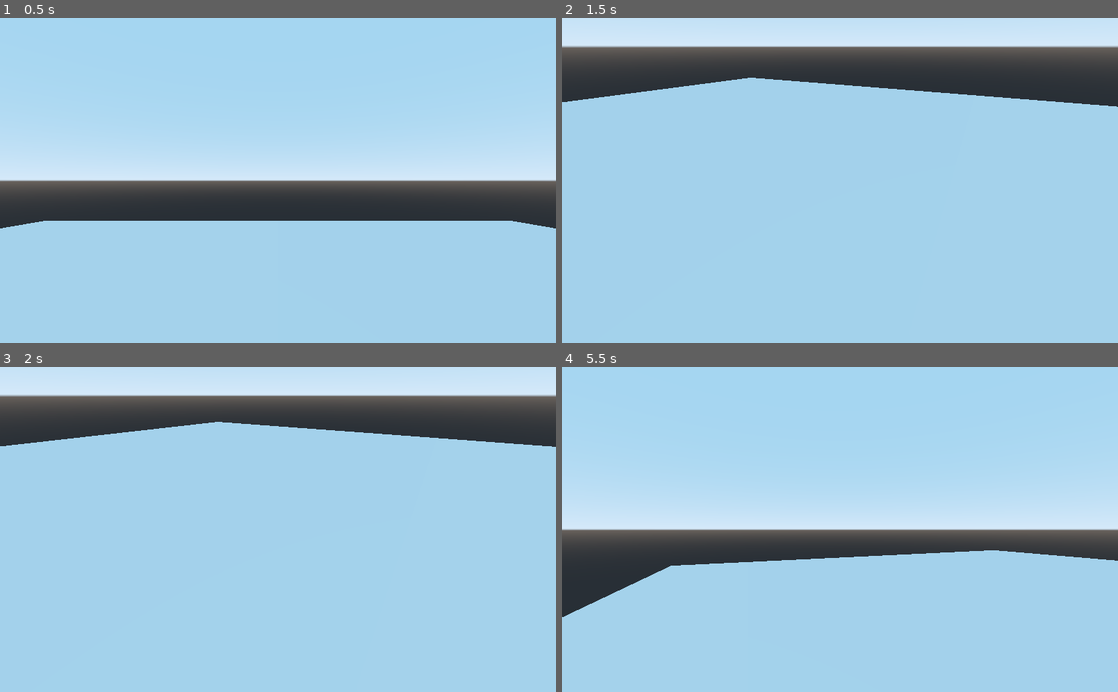
Above: before the commit, frames 1-4 (two rows, left to right).
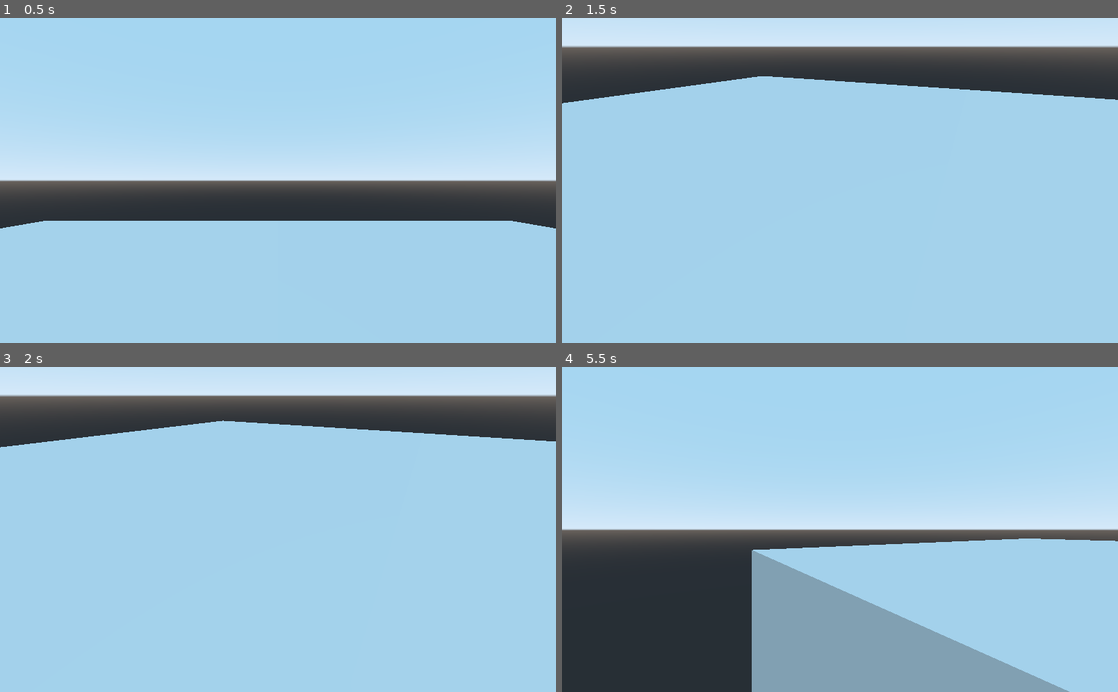
Above: after the commit, the same moments.

Repository: Prasannaraj27/FPS-Game-Development
Game: Godot game, scene res://main.tscn
Two runs of this game, one before a commit and one after it. Both use one fixed random seed, a clock stepped at 60 frames per second and the inputs below.
Inputs (mouse positions are in pixels of both pictures, inside the frame that each line leads up to):
- Up to frame 1 (0.5 s): no input
- Up to frame 2 (1.5 s): move the mouse to (962, 164) at 0.52 s; hold D (right) 0.53-1.28 s; tap Enter at 1.25 s; move the mouse to (728, 196) at 1.27 s; hold S (backward) from 1.28 s (still down)
- Up to frame 3 (2 s): keep holding S (backward)
- Up to frame 4 (5.5 s): move the mouse to (895, 458) at 2.02 s; release S (backward) at 2.03 s; hold D (right) 2.03-2.78 s; tap Space at 2.75, 5 s; move the mouse to (812, 594) at 2.77 s; hold W (forward) 2.78-3.53 s; tap Enter at 3.5 s; move the mouse to (1006, 578) at 3.52 s; hold A (left) 3.53-5.03 s; move the mouse to (673, 480) at 4.27 s; move the mouse to (867, 529) at 5.02 s; hold S (backward) from 5.03 s (still down)

Frame 1 is identical in both runs. In frame 2, 1.0% of the frame differs, in the area x 0-100%, y 17-28%; in frame 3, 0.7%; in frame 4, 27%, in the area x 0-100%, y 52-100%.

Commit message:
fix rotation bug

Diff:
--- a/player/player_movement.gd
+++ b/player/player_movement.gd
@@ -35,7 +35,7 @@
 	### right vector
 	right = basis.z
 	### up vector
-	up = Vector3.UP;
+	up = basis.y;
 
 	### check for inputs
 	if   Input.is_action_pressed("forward"):
@@ -61,7 +61,6 @@
 	### save the old rotation values to calculate
 	### relative rotation later
 	var old_pitch = pitch;
-	var old_yaw = yaw;
 
 	### sum up change since last tick
 	for event in mouse_events:
@@ -78,15 +77,14 @@
 
 	### calculate relative rotation
 	rel_pitch = radians(pitch - old_pitch);
-	rel_yaw = radians(yaw - old_yaw);
 
 	### the player itself should not pitch
 	### pitch is instead only applied to the camera
 	$camera.global_rotate(right.normalized(), rel_pitch);
-	### both the camera and player should yaw
 
 func _integrate_forces(state):
-	state.transform = state.transform.rotated(up.normalized(), rel_yaw);
+	### both the camera and player should yaw
+	rotate_object_local(up.normalized(), radians(yaw));
 
 ### unfortunately no builtin radians function
 func radians(n: float):
